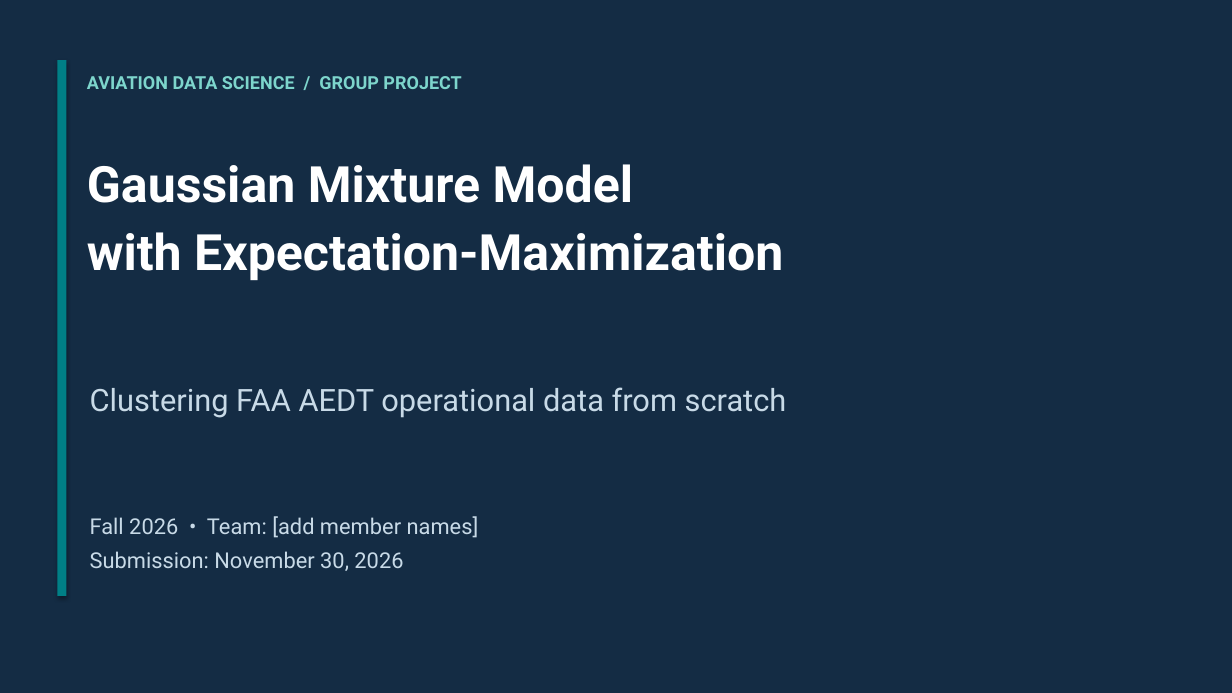
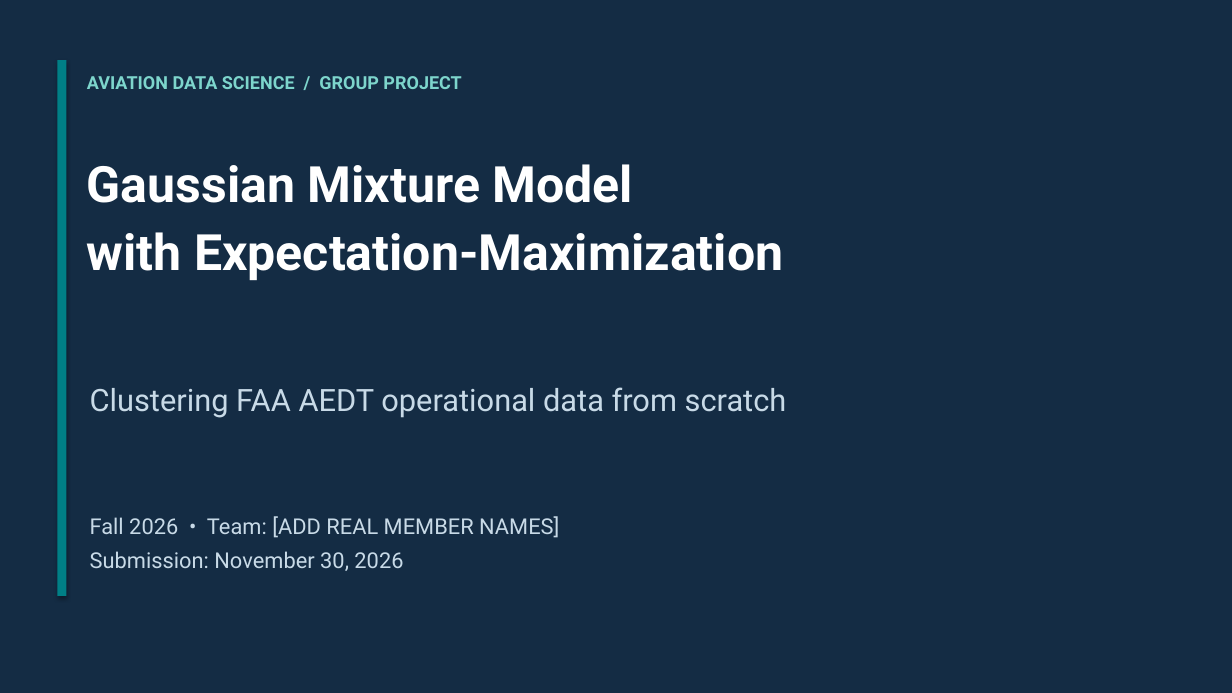
Before and after one commit to sayenooo/gmm-with-em-project, a slide deck: slide 1 of FAA_GMM_EM_presentation.pptx. Drawn at 1232x693 pixels with LibreOffice and Linux fonts; fonts in the diff are those of the drawing. Boxes give left, top, right and bottom in pixels: in the first picture for what was removed or moved away, otherwise in the second. Text is boxed around its words. In the diff, an @@ line names an element or a change of style, - is before the commit and + after.

```diff
--- a/FAA_GMM_EM_presentation.pptx
+++ b/FAA_GMM_EM_presentation.pptx
@@ text at bbox=[90, 516, 559, 538]: text changed @@
-Fall 2026 • Team: [add member names]
+Fall 2026 • Team: [ADD REAL MEMBER NAMES]
```
Also in this commit, not shown: 1 other slide changed, 6 other files.
